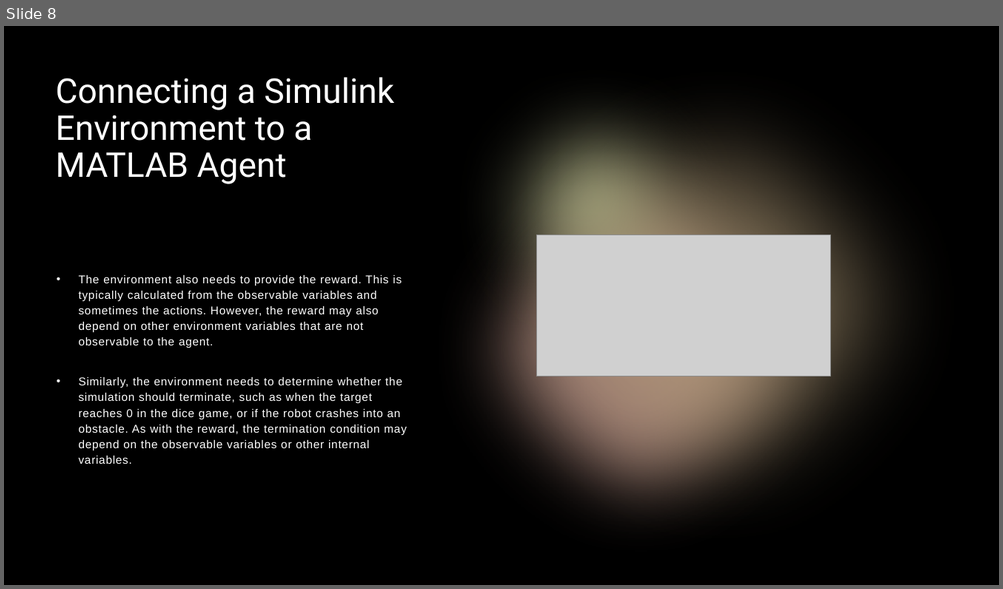
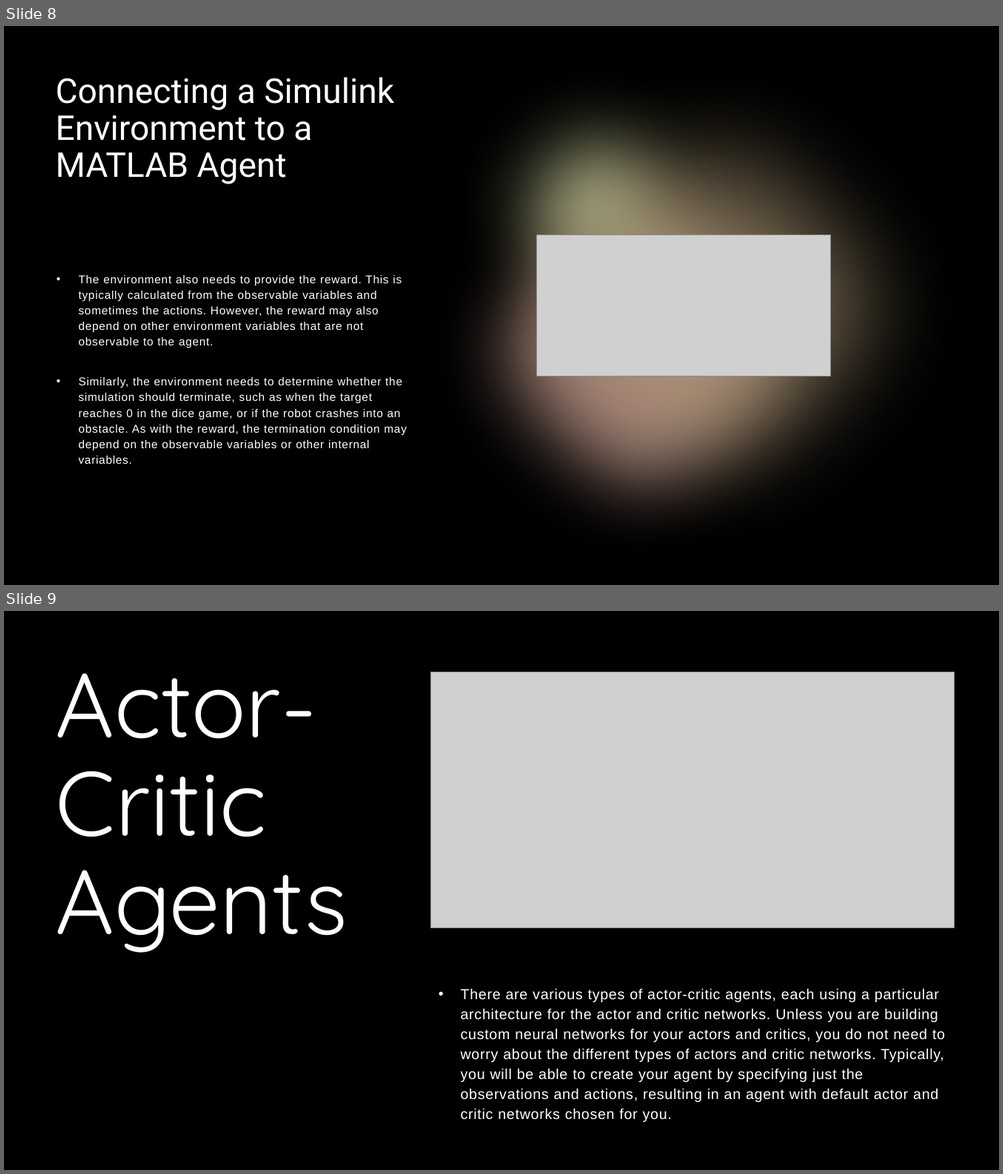
Before and after one commit to amntheap/RL, a slide deck: Matlab Onramp/RL in MATLAB.pptx. Shown one above the other, each under a label of ours: slide 8 before the commit, slides 8 and 9 after it. The pictures are 1003x589 and 1003x1174 pixels, drawn with LibreOffice and Linux fonts; fonts in the diff are those of the drawing; grey boxes stand for pictures. Boxes give left, top, right and bottom in pixels: in the first picture for what was removed or moved away, otherwise in the second. Text is boxed around its words. In the diff, an @@ line names an element or a change of style, - is before the commit and + after.

```diff
--- a/Matlab Onramp/RL in MATLAB.pptx
+++ b/Matlab Onramp/RL in MATLAB.pptx
@@ slide 9 added at <box>4,611,999,1170</box>, background #000000; not listed: 5 template elements that a slide beside it also shows @@
@@ rectangle added at <box>4,611,999,1170</box>, fill #000000 @@
@@ title added at <box>56,673,348,953</box>, 88 pt, text #FFFFFF @@
+Actor-Critic Agents
@@ picture added at <box>431,672,954,927</box> @@
@@ text added at <box>461,988,945,1122</box>, 14 pt, text #FFFFFF @@
+• There are various types of actor-critic agents, each using a particular architecture for the actor and critic networks. Unless you are building custom neural networks for your actors and critics, you do not need to worry about the different types of actors and critic networks. Typically, you will be able to create your agent by specifying just the observations and actions, resulting in an agent with default actor and critic networks chosen for you.
```
Also in this commit, not shown: 1 other slide added, 1 slide removed, 9 other files.
